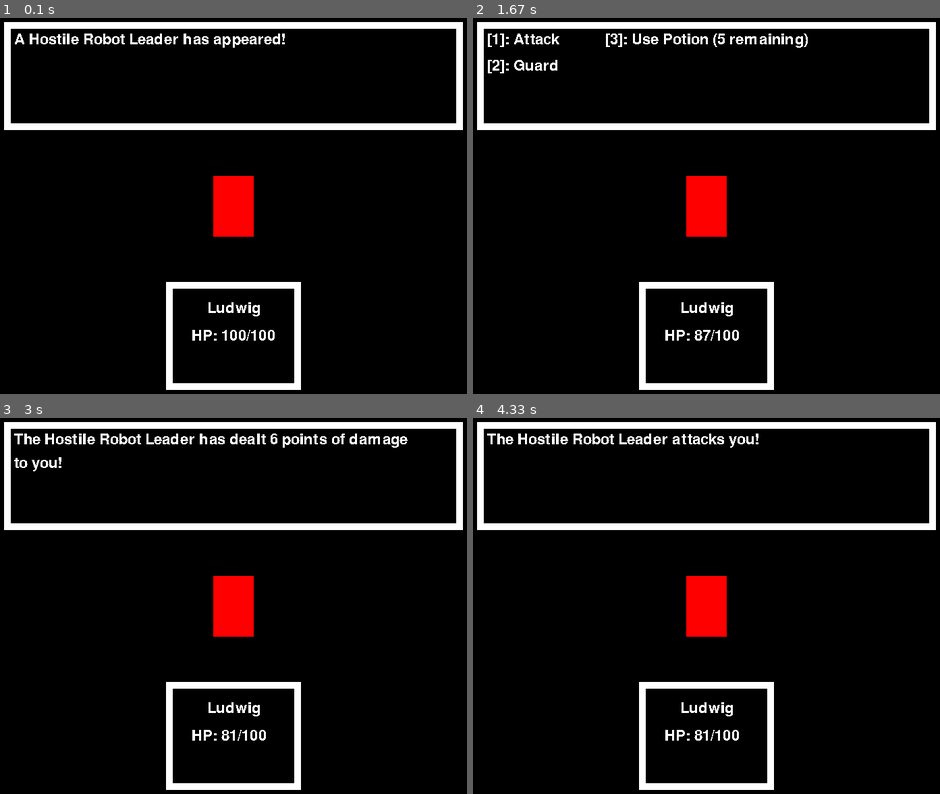
Above: before the commit, frames 1-4 (two rows, left to right).
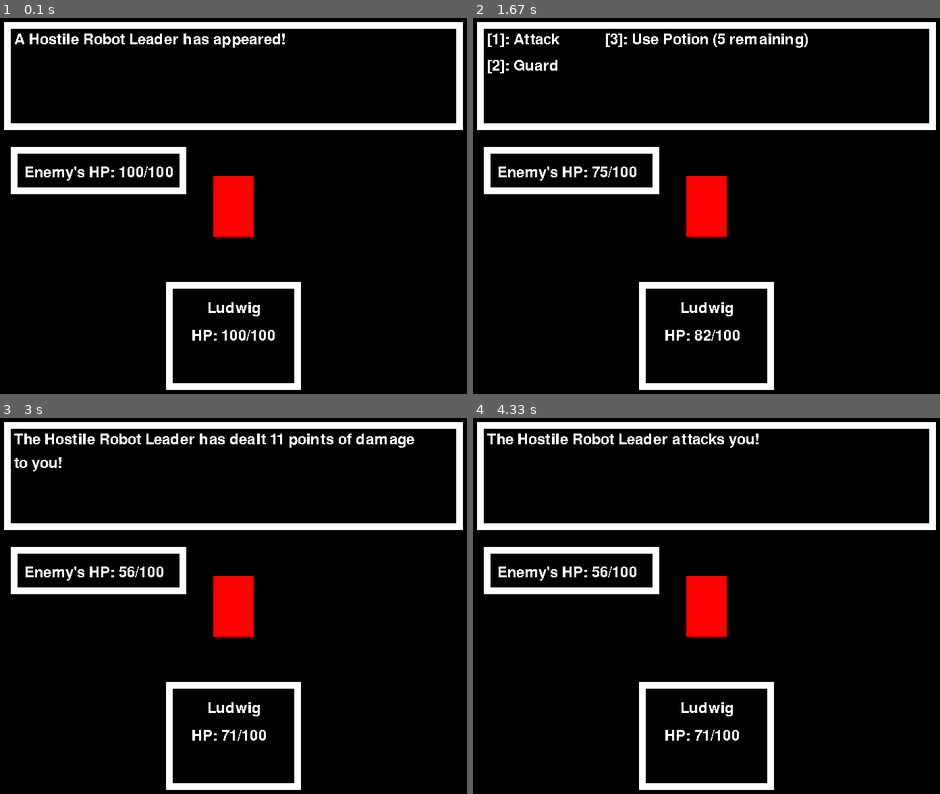
Above: after the commit, the same moments.

Repository: eduardoluis11/final-project-cs50-python
Game: pygame game, started from project.py
Same seed, same stepped clock (60 frames per second), same inputs: the game is played once before the commit and once after it.
Inputs:
- Up to frame 1 (0.1 s): no input
- Up to frame 2 (1.67 s): tap Z at 0.33, 0.73, 1.03, 1.23, 1.53 s; hold 1 0.67-1.13 s
- Up to frame 3 (3 s): tap 1 at 2 s; tap Z at 2.4, 2.7, 2.9 s
- Up to frame 4 (4.33 s): tap Z at 3.2, 4.13 s; tap 2 at 3.73 s

The runs differ from the first frame. In frame 1, 2.0% of the frame differs, in the area x 2-40%, y 34-47%; in frame 2, 2.0%; in frame 3, 2.5%, in the area x 2-89%, y 4-86%; in frame 4, 2.0%.

Commit message:
Rendering Enemy's HP in UI
I'm rendering the enemy's HP in the game's UI. I had to put a black box with a white rectangle behind the enemy's HP in the UI to hide the UI text when the enemy was at full health, so that the text looks good in the UI. I also made other fixes, such as that now I'm rendering the player and the enemy's total HP without hard coding it. To do so, I had to create a new property in the character's class to store the characters total HP, which will never decrease.

Diff:
--- a/project.py
+++ b/project.py
@@ -288,6 +288,9 @@
         # Character's health points (HP)
         self.health_points = health_points
 
+        # Total number of health points (this will never go down during battle)
+        self.total_hp = health_points
+
         # Character's attack points
         self.attack_points = attack_points
 
@@ -301,7 +304,7 @@
 player = Character("Ludwig", 100, 20)
 
 # This creates the enemy's statistics / stats by using the Character class
-enemy = Character("Hostile Robot Leader", 500, 10)
+enemy = Character("Hostile Robot Leader", 100, 15)
 
 # # DEBUG: this should print me the enemy's properties
 # print("Enemy's stats: ")
@@ -344,10 +347,16 @@
 playable_characters_name_rectangle = playable_characters_name_surface.get_rect(center=(360, 440))
 
 # Surface for the Playable Character's HP (Hit Points / life points)
-players_hp_surface = game_font.render(f'HP: {player.health_points}/100', False, 'White')
+players_hp_surface = game_font.render(f'HP: {player.health_points}/{player.total_hp}', False, 'White')
 
 # Rectangle for the Player's HP
 players_hp_rectangle = players_hp_surface.get_rect(center=(360, 480))
+
+# Surface for the Enemy's HP (Health Points)
+enemys_hp_surface = game_font.render(f'Enemy\'s HP: {enemy.health_points}/{enemy.total_hp}', False, 'White')
+
+# Rectangle for the Enemy's HP
+enemys_hp_rectangle = enemys_hp_surface.get_rect(midleft=(50, 238))
 
 # Battle Menu UI
 attack_command_surface = game_font.render('[1]: Attack', False, 'White')  # Attack command's surface
@@ -458,6 +467,20 @@
 Well, I think that I can now put the winning and the losing conditions. I’ll make it so that, if the player has less or
 equal to 0, I will render a message that says “You lost all of your HP. Game Over”. Meanwhile, if your enemy’s HP is
 less or equal to 0, I will render the message “Congrats! You won! You defeated the boss!”
+
+I made a modification to the variables that display in the UI how much life you have left: instead of hard-coding that
+you have a total of 100 HP points while you’re in full health, I created a new property in the Character class called
+“Total HP”. In it, I will store the total number of health points that the character has. This total number of HP
+points will NEVER go down. It just indicates how much HP you have lost during the battle. Since I will also display
+the enemy’s HP in a UI, I want to also display the total number of HP points from him.
+
+BUGFIX: I fixed a bug in which, if I harmed the enemy, the enemy’s UI’s HP would render both the text with the enemy’s
+HP when he was at full health, as well as another text slightly to the side showing the reduced number of HP points of
+the enemy after being attacked by the player. Now, I’m rendering a black box with a white border to center to censor
+the HP of the enemy from the past turn, so that the HP text always looks good in the UI: Sure: that means that, each
+turn, my HP text from previous turns is accumulating behind the black rectangle. That is, my game is inefficient.
+However, for the time being, the game works, so I’ll leave it at that for the time being.
+
 """
 
 
@@ -473,6 +496,9 @@
     global is_enemys_turn
     global did_enemy_use_regular_attack
     global players_hp_surface
+    global enemys_hp_surface
+    # global enemys_hp_rectangle
+    global battle_messages_surface
 
     # End of the Global Variables
 
@@ -604,6 +630,12 @@
                             # I COULD REFACTOR THIS TO PUT IT ON A FUNCTION OUTSIDE OF main()!
                             enemy.health_points = enemy.health_points - randomly_generated_damage_output
 
+                            # I will update the UI that displays the enemy's HP
+                            # Surface for the Enemy's HP (Health Points)
+                            enemys_hp_surface = game_font.render(f'Enemy\'s HP: {enemy.health_points}/{enemy.total_hp}', False, 'White')
+
+
+
                             # DEBUG: This tells me how many HP points the enemy has after being attacked
                             print("Enemy's HP points left: " + str(enemy.health_points))
 
@@ -640,7 +672,7 @@
                         player.health_points = player.health_points - randomly_generated_damage_output
 
                         # Updating the Player's HP in the UI
-                        players_hp_surface = game_font.render(f'HP: {player.health_points}/100', False, 'White')
+                        players_hp_surface = game_font.render(f'HP: {player.health_points}/{player.total_hp}', False, 'White')
 
                         # # DEBUG: This tells me how many HP points the enemy has after being attacked
                         # print("Your HP points left: " + str(player.health_points))
@@ -710,6 +742,17 @@
         game_window.blit(playable_characters_name_surface, playable_characters_name_rectangle)
         game_window.blit(players_hp_surface, players_hp_rectangle)  # Player's current HP
         # End of the Player's UI.
+
+        # UI that displays the Enemy's HP
+        # White rectangle. This will act as a border for a black box that will contain the Enemy's HP.
+        pygame.draw.rect(game_window, 'White', ((30, 200), (260, 70)))
+
+        # Black rectangle. This rectangle needs to be within the white rectangle so that my white text can be read.
+        pygame.draw.rect(game_window, 'Black', ((40, 210), (240, 50)))
+
+        game_window.blit(enemys_hp_surface, enemys_hp_rectangle)  # Enemy's current HP
+        # End of the UI for the Enemy's HP
+
 
         # # For any input taken by the user (such as clicking the mouse or closing the window)
         # for event in pygame.event.get():
